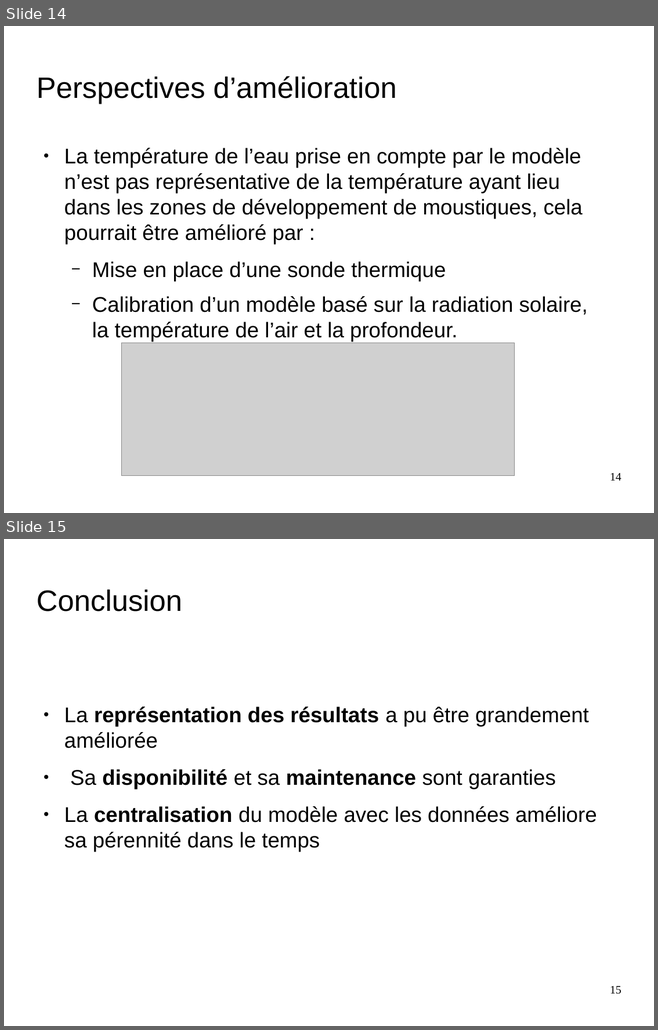
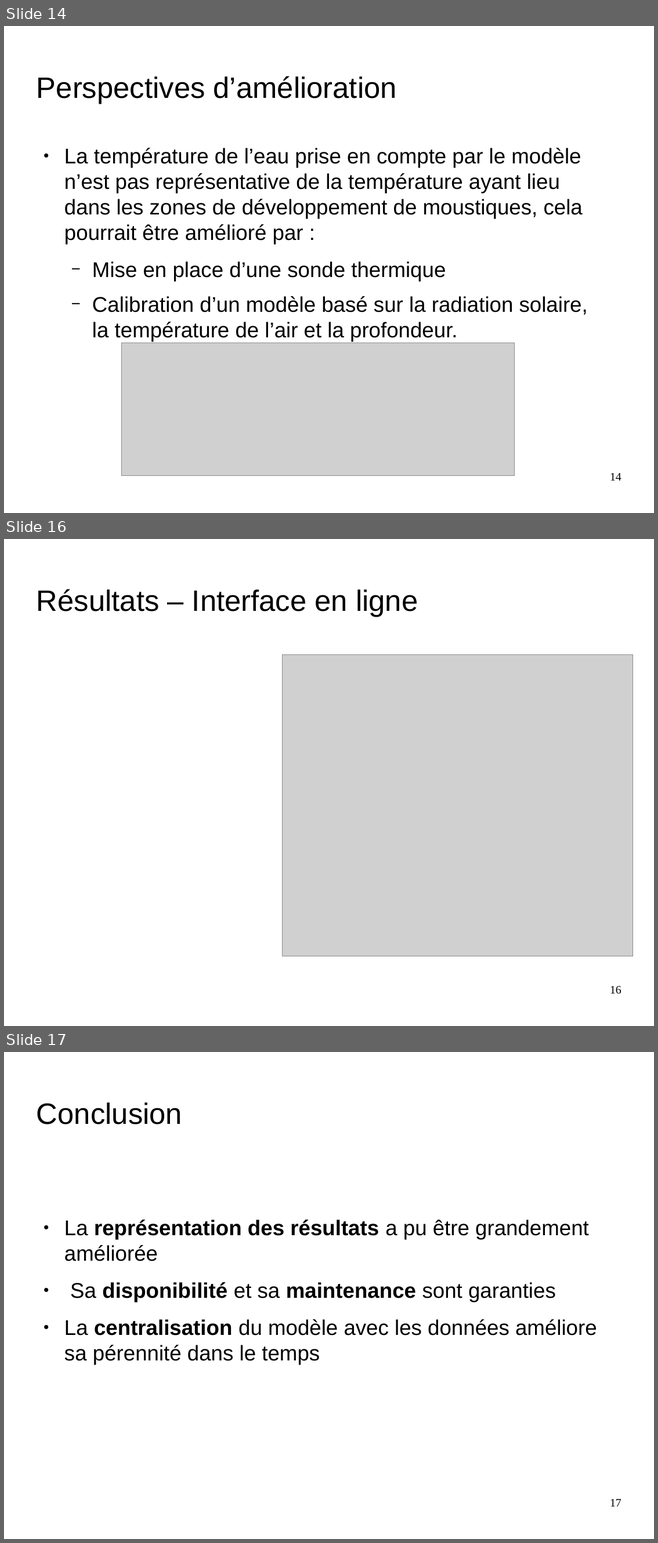
Before and after one commit to nesta7/designProject, a slide deck: Poster_Presentation/presentation_final_demoustication.odp. Shown one above the other, each under a label of ours: slides 14 and 15 before the commit, slides 14, 16 and 17 after it; the slides between them are not shown. The pictures are 658x1030 and 658x1543 pixels, drawn with LibreOffice and Linux fonts; fonts in the diff are those of the drawing; grey boxes stand for pictures; background and template pictures are left out. Boxes give left, top, right and bottom in pixels: in the first picture for what was removed or moved away, otherwise in the second. Text is boxed around its words. In the diff, an @@ line names an element or a change of style, - is before the commit and + after.

```diff
--- a/Poster_Presentation/presentation_final_demoustication.odp
+++ b/Poster_Presentation/presentation_final_demoustication.odp
@@ slide 16 added at (4, 539, 654, 1026), background picture (left out) @@
@@ title added at (36, 589, 418, 617), 36 pt, text #000000 @@
+Résultats – Interface en ligne
@@ picture added at (282, 655, 632, 957) @@
@@ page number added at (610, 986, 621, 994), 14 pt, text #000000 @@
+16
@@ what was slide 15 is now slide 17 @@
@@ page number at (610, 1499, 621, 1507): text changed @@
-15
+17
```
Also in this commit, not shown: 5 slides changed, 1 other slide added.
